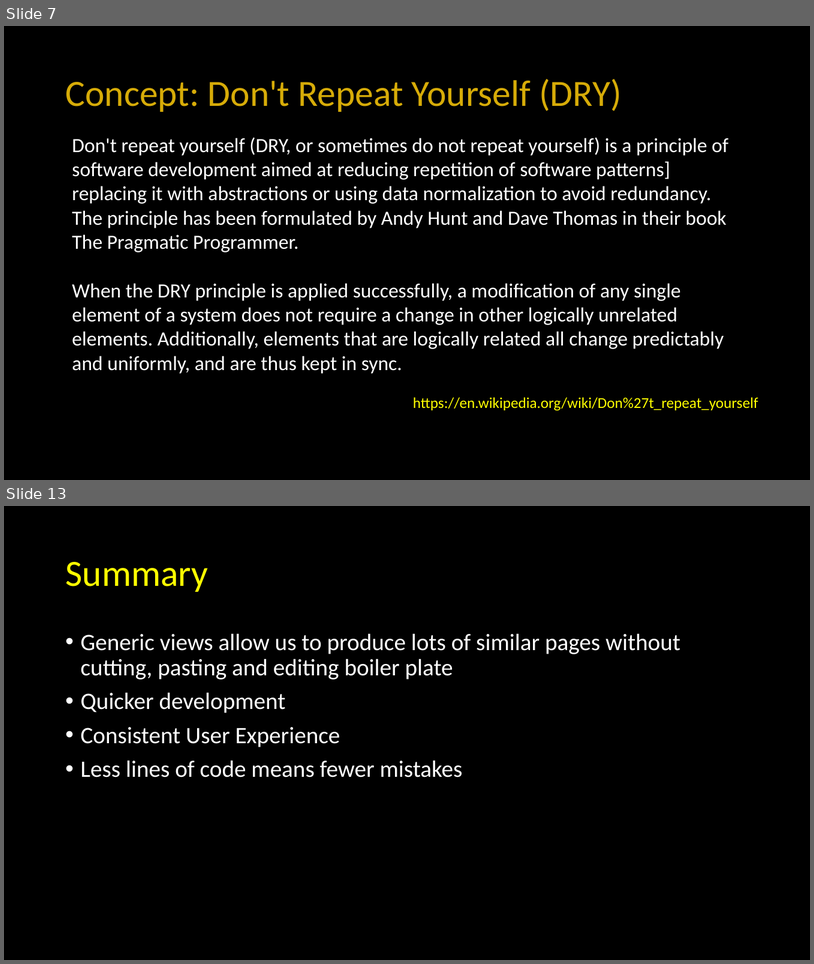
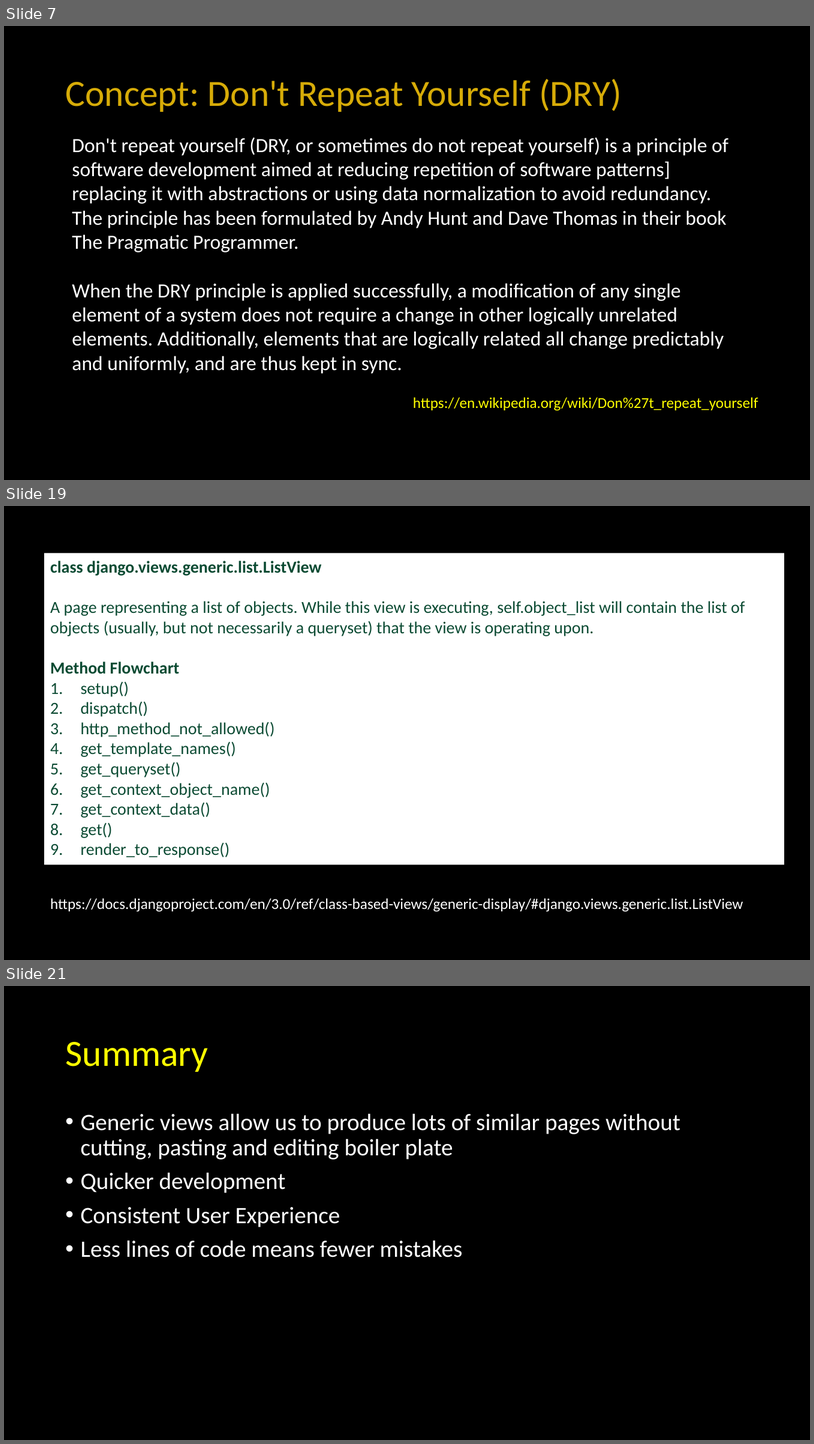
Before and after one commit to csev/dj4e, a slide deck: lectures/DJ-07-Views-Generic.pptx. Shown one above the other, each under a label of ours: slides 7 and 13 before the commit, slides 7, 19 and 21 after it; the slides between them are not shown. The pictures are 814x964 and 814x1444 pixels, drawn with LibreOffice and Linux fonts; fonts in the diff are those of the drawing. Boxes give left, top, right and bottom in pixels: in the first picture for what was removed or moved away, otherwise in the second. Text is boxed around its words. In the diff, an @@ line names an element or a change of style, - is before the commit and + after.

```diff
--- a/lectures/DJ-07-Views-Generic.pptx
+++ b/lectures/DJ-07-Views-Generic.pptx
@@ slide 19 added at box(4, 506, 810, 960), background #000000 @@
@@ rectangle added at box(45, 553, 785, 865), fill #FFFFFF, 20 pt, text #0C4B33 @@
+class django.views.generic.list.ListView
+A page representing a list of objects. While this view is executing, self.object_list will contain the list of objects (usually, but not necessarily a queryset) that the view is operating upon.
+Method Flowchart
+1. setup()
+2. dispatch()
+3. http_method_not_allowed()
+4. get_template_names()
+5. get_queryset()
+6. get_context_object_name()
+7. get_context_data()
+8. get()
+9. render_to_response()
@@ text added at box(50, 898, 743, 912), 18 pt, text #FFFFFF @@
+https://docs.djangoproject.com/en/3.0/ref/class-based-views/generic-display/#django.views.generic.list.ListView
@@ what was slide 13 is now slide 21 @@
```
Also in this commit, not shown: 5 slides changed, 7 other slides added, 2 slides removed, 2 other files.
